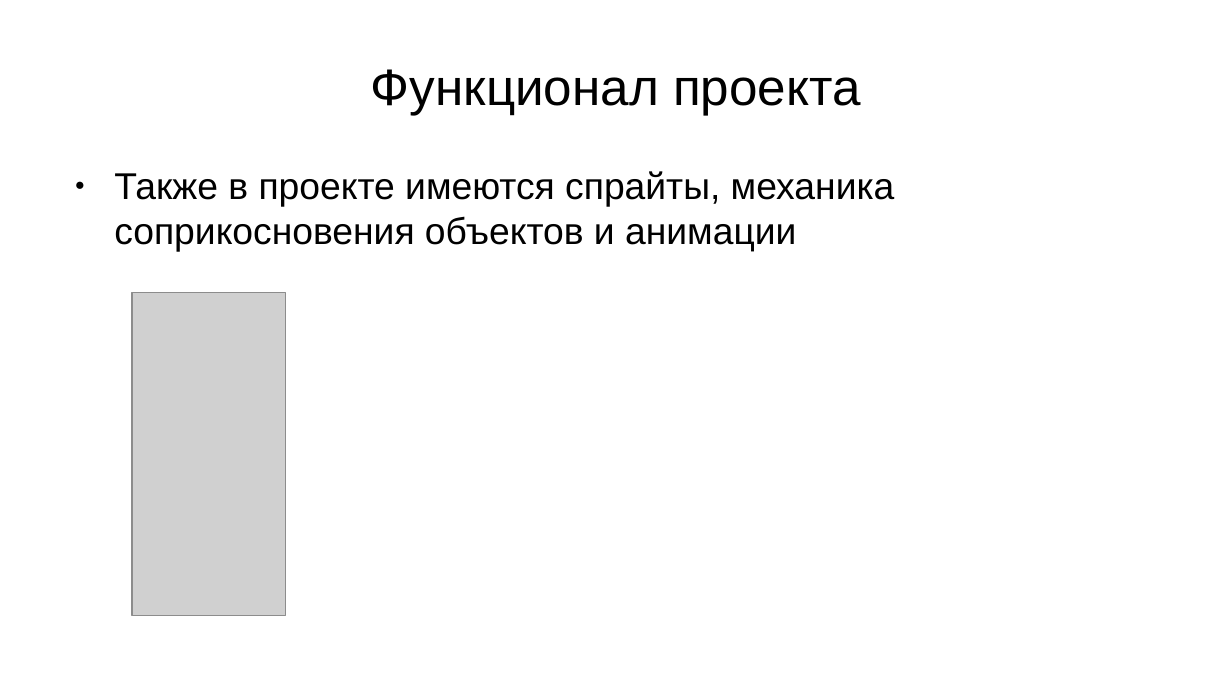
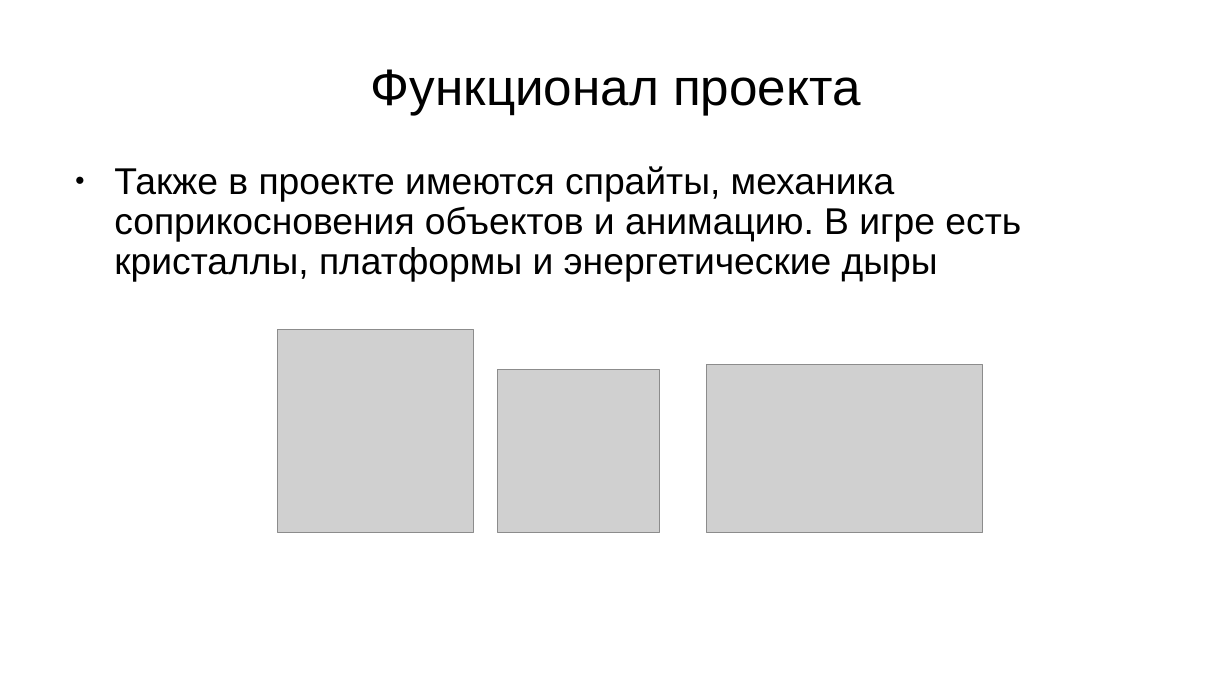
Before and after one commit to killman2859/CUBE, a slide deck: slide 6 of presentation.pptx. Drawn at 1232x693 pixels with LibreOffice and Linux fonts; fonts in the diff are those of the drawing; grey boxes stand for pictures; background and template pictures are left out. Boxes give left, top, right and bottom in pixels: in the first picture for what was removed or moved away, otherwise in the second. Text is boxed around its words. In the diff, an @@ line names an element or a change of style, - is before the commit and + after.

```diff
--- a/presentation.pptx
+++ b/presentation.pptx
@@ text at <box>114,166,1021,282</box>: text changed @@
-● Также в проекте имеются спрайты, механика соприкосновения объектов и анимации
+● Также в проекте имеются спрайты, механика соприкосновения объектов и анимацию. В игре есть кристаллы, платформы и энергетические дыры
@@ picture removed at <box>132,293,285,616</box> @@
@@ picture added at <box>277,330,474,532</box> @@
@@ picture added at <box>497,370,660,532</box> @@
@@ picture added at <box>707,364,983,532</box> @@
```
Also in this commit, not shown: 2 other slides changed, 7 other files.
